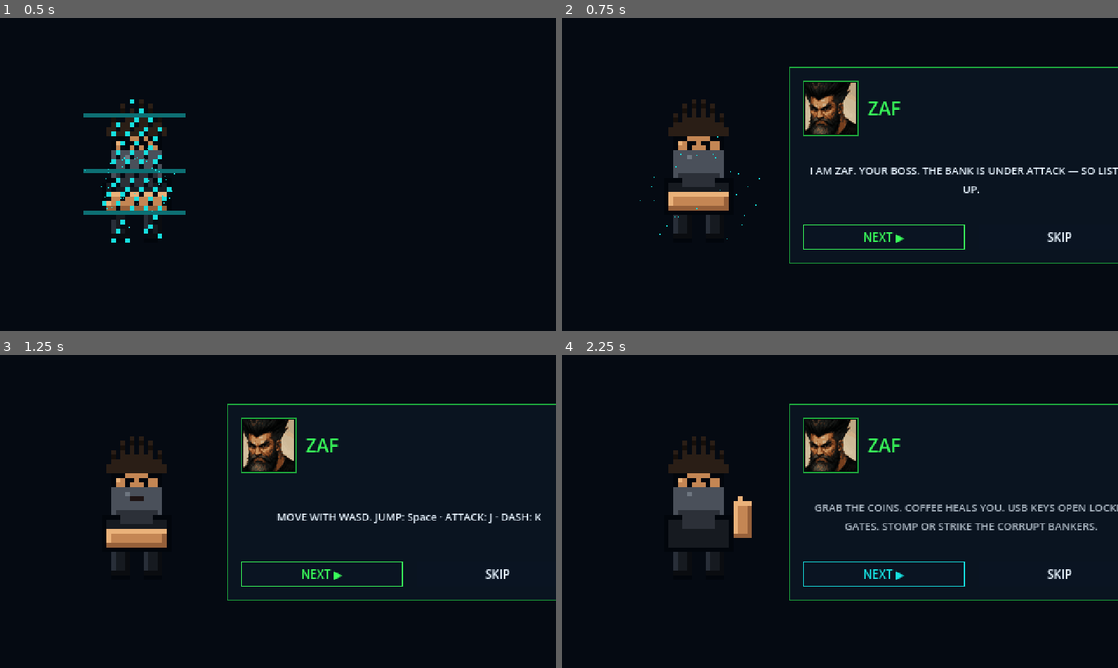
Above: before the commit, frames 1-4 (two rows, left to right).
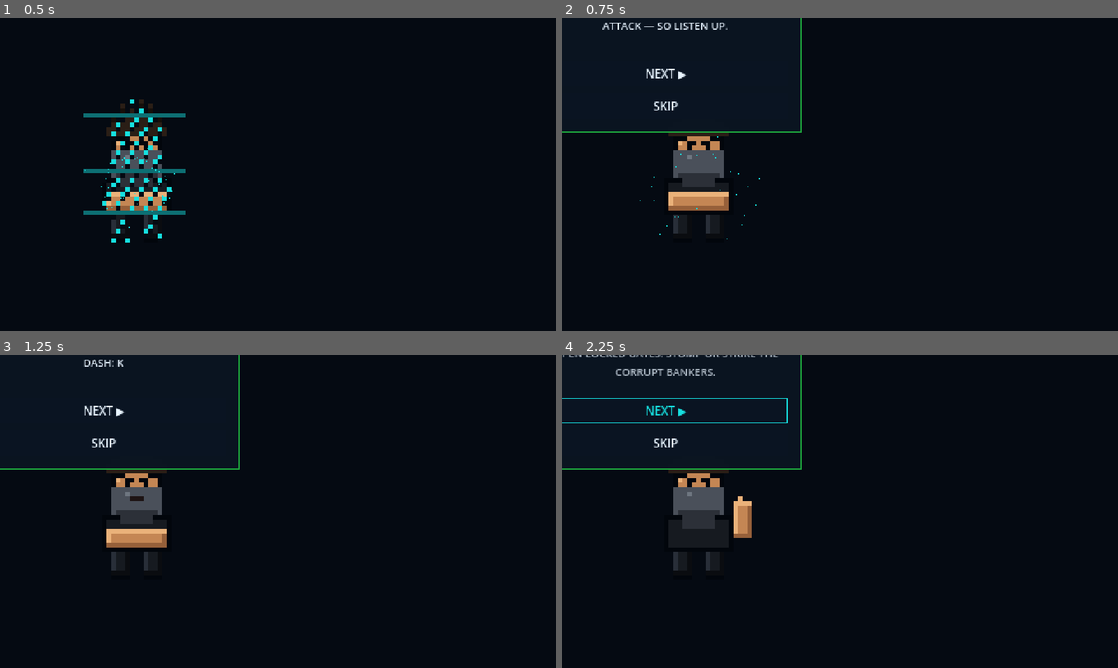
Above: after the commit, the same moments.

Repository: Flam-John/Credia-Guardians
Game: Godot game, scene res://scenes/ui/zaf_tutorial.tscn
The game is run twice, just before and just after one commit, with the same random seed, the same clock (stepped at 60 frames per second) and the same inputs. This scene is started directly instead of the project's main scene.
Inputs (mouse positions are in pixels of both pictures, inside the frame that each line leads up to):
- Up to frame 1 (0.5 s): no input
- Up to frame 2 (0.75 s): tap Enter at 0.5 s; move the mouse to (962, 158) at 0.52 s; hold D (move_right) from 0.53 s (still down); tap L (ability) at 0.6 s; click (962, 158) at 0.67 s
- Up to frame 3 (1.25 s): keep holding D (move_right); tap Space (jump) at 0.77 s
- Up to frame 4 (2.25 s): release D (move_right) at 1.25 s; click "NEXT ▶" at 1.25 s; click "NEXT ▶" at 2 s

Frame 1 is identical in both runs. In frame 2, 4.0% of the frame differs, in the area x 0-100%, y 0-79%; in frame 3, 3.7%; in frame 4, 5.0%.

Commit message:
fix: Zaf tutorial panel overflowed the screen by 32px
Measured headless (not eyeballed): the framed panel sat at x=196 with a
content-driven width of 316px in a 480px-wide screen - the SKIP button
was partly off-screen. Root cause: NEXT and SKIP were side-by-side,
each pinned to UIKit.button's standard 140px width (280 + separation =
292, plus panel margins = 316). Stacked them vertically instead, like
every other menu in the game, and center the panel programmatically in
the space to the right of Zaf after layout settles - width-independent
of button count, so it can never overflow regardless of locale.

Verified headless across all 5 pages in both EN and EL: panel rect is
now (234x198) at (213,36), symmetric 33px/36px margins on every side,
fits within the 480x270 screen with room to spare on every page.

Diff:
--- a/src/ui/zaf_tutorial.gd
+++ b/src/ui/zaf_tutorial.gd
@@ -97,17 +97,27 @@
 	_text.autowrap_mode = TextServer.AUTOWRAP_WORD_SMART
 	_text.vertical_alignment = VERTICAL_ALIGNMENT_CENTER
 
-	var buttons := HBoxContainer.new()
-	buttons.alignment = BoxContainer.ALIGNMENT_CENTER
-	buttons.add_theme_constant_override(&"separation", 12)
-	buttons.add_child(UIKit.button(tr("NEXT ▶"), _on_next))
-	buttons.add_child(UIKit.button(tr("SKIP"), _depart))
-
-	var column := UIKit.menu_column([header, _text, buttons])
+	# stacked, not side-by-side: two UIKit.button()s at their standard 140px
+	# width don't fit next to each other beside Zaf's portrait on a 480px
+	# screen (review v1.11.1) — every other menu in the game stacks buttons
+	# vertically too, so this also matches the house style
+	var column := UIKit.menu_column([
+		header,
+		_text,
+		UIKit.button(tr("NEXT ▶"), _on_next),
+		UIKit.button(tr("SKIP"), _depart),
+	])
 	var framed := UIKit.framed_panel(column)
-	framed.position = Vector2(196, 42)
 	_panel = framed
 	add_child(_panel)
+	# center the framed panel in the space to the RIGHT of Zaf, sized
+	# after layout so it can never overflow the 480x270 screen regardless
+	# of locale (Greek strings run longer than English)
+	await get_tree().process_frame
+	var right_area_x := _sprite.position.x + _sprite.size.x
+	var available := size.x - right_area_x
+	framed.position.x = right_area_x + (available - framed.size.x) / 2.0
+	framed.position.y = (size.y - framed.size.y) / 2.0
 
 
 ## Controls page with the CURRENT key bindings (and P2's in co-op).
